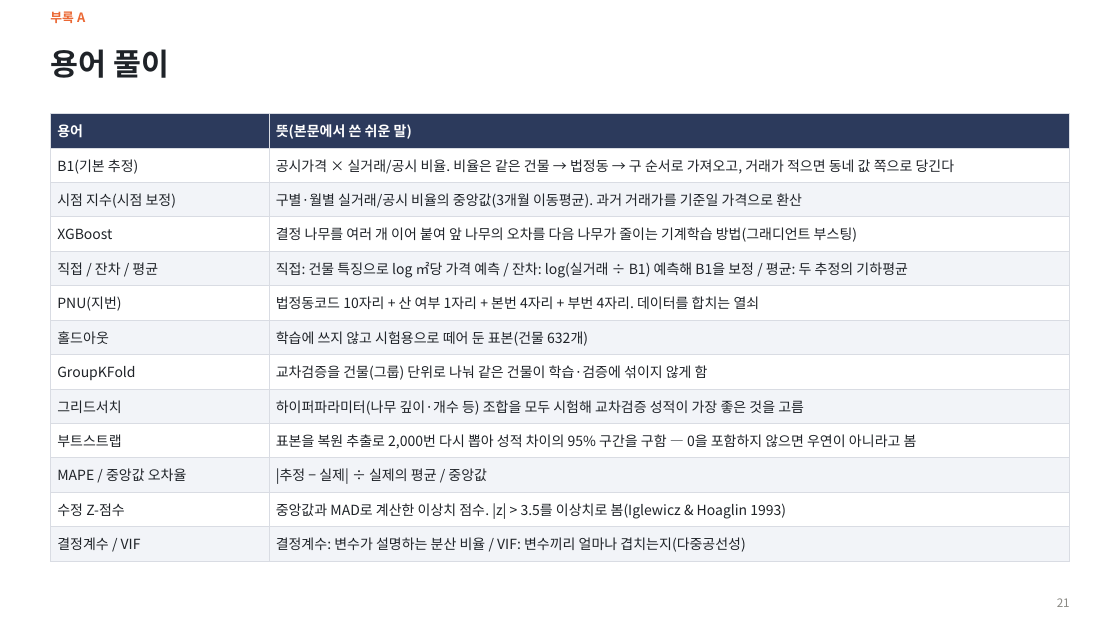
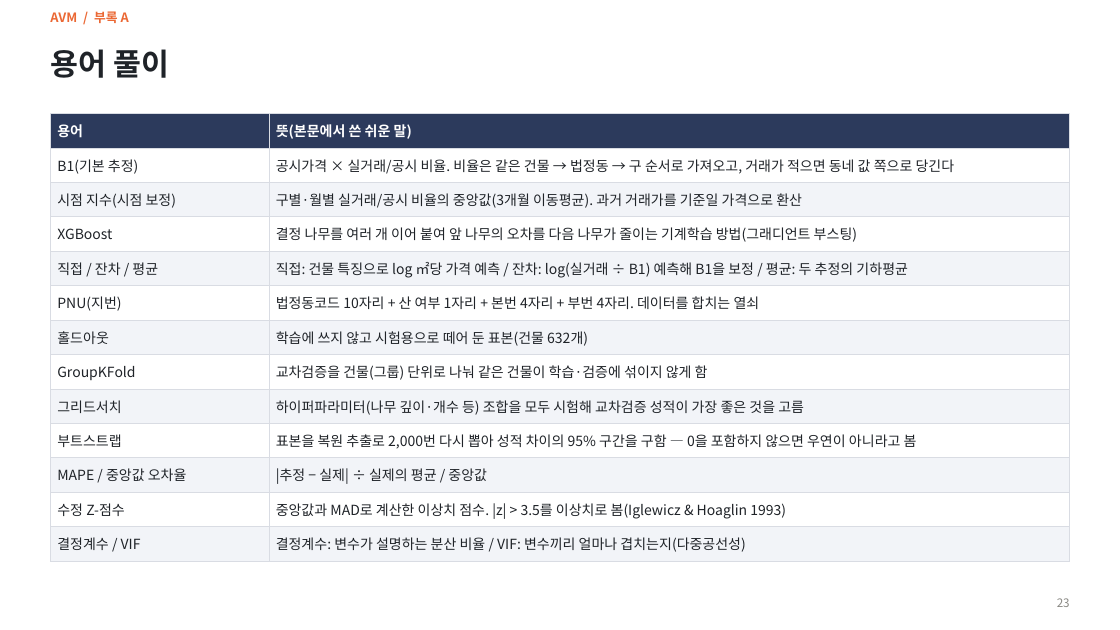
Before and after one commit to KimInSeok-DA/DA_Seoul_Villa_AVM, a slide deck: slide 23 of presentation/AVM_발표.pptx (slide 21 before the commit). Drawn at 1120x630 pixels with LibreOffice and Linux fonts; fonts in the diff are those of the drawing. Boxes give left, top, right and bottom in pixels: in the first picture for what was removed or moved away, otherwise in the second. Text is boxed around its words. In the diff, an @@ line names an element or a change of style, - is before the commit and + after.

```diff
--- a/presentation/AVM_발표.pptx
+++ b/presentation/AVM_발표.pptx
@@ text at [50, 11, 129, 23]: text changed @@
-부록 A
+AVM / 부록 A
@@ page number at [1057, 598, 1070, 607]: text changed @@
-21
+23
```
Also in this commit, not shown: 24 other slides changed, 2 slides added, 9 other files.
